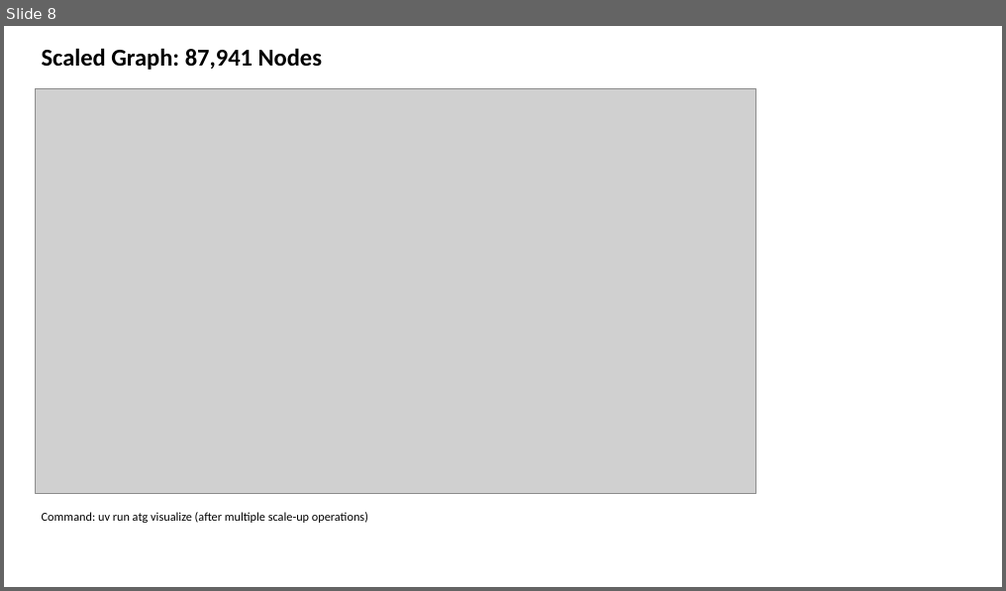
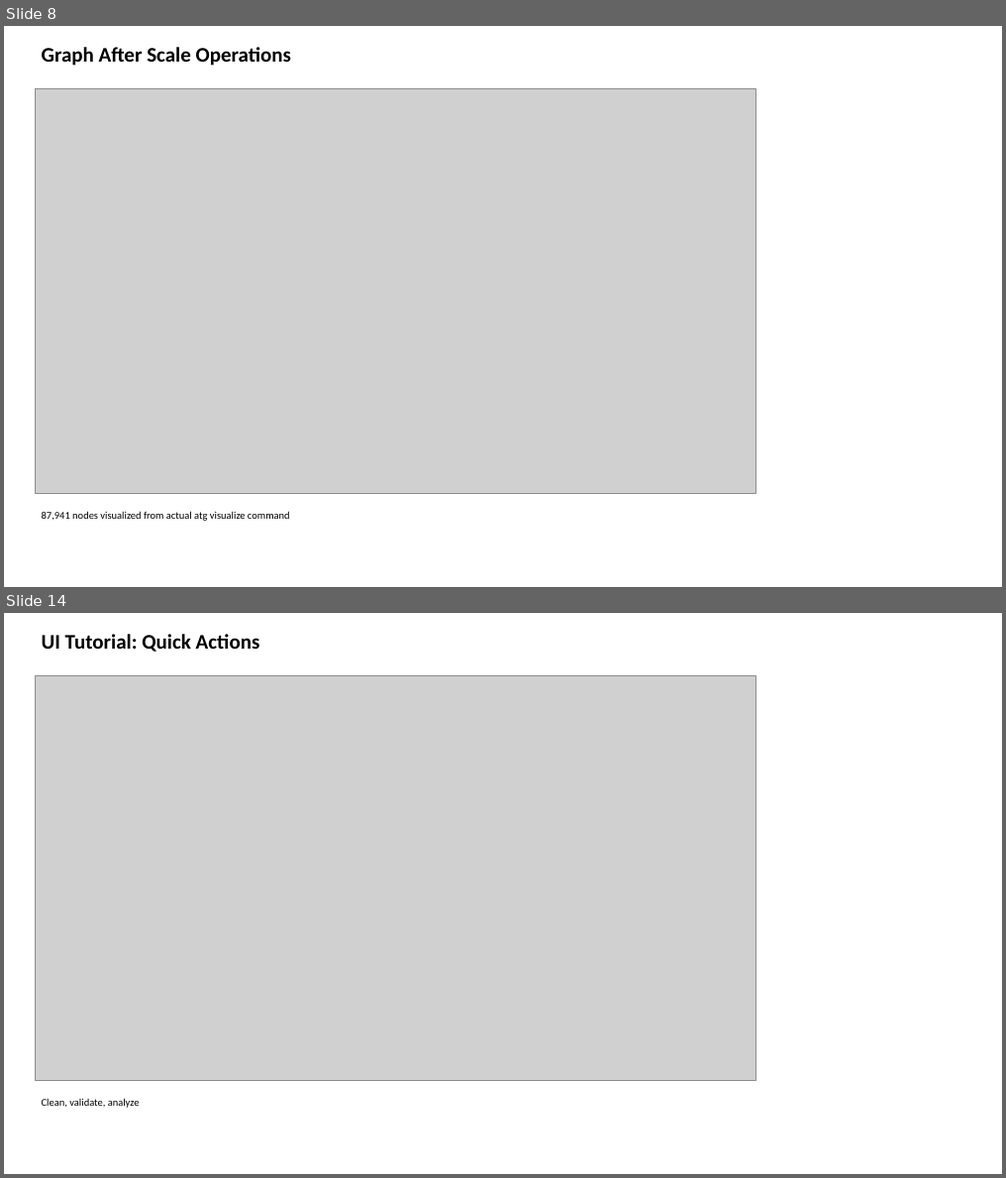
Before and after one commit to rysweet/azure-tenant-grapher, a slide deck: Scale_Operations_Implementation.pptx. Shown one above the other, each under a label of ours: slide 8 before the commit, slides 8 and 14 after it; the slides between them are not shown. The pictures are 1006x591 and 1006x1178 pixels, drawn with LibreOffice and Linux fonts; fonts in the diff are those of the drawing; grey boxes stand for pictures. Boxes give left, top, right and bottom in pixels: in the first picture for what was removed or moved away, otherwise in the second. Text is boxed around its words. In the diff, an @@ line names an element or a change of style, - is before the commit and + after.

```diff
--- a/Scale_Operations_Implementation.pptx
+++ b/Scale_Operations_Implementation.pptx
@@ slide 14 added at <box>4,613,1002,1174</box>, background #FFFFFF @@
@@ text added at <box>42,634,260,652</box>, 24 pt, text #000000, bold @@
+UI Tutorial: Quick Actions
@@ picture added at <box>36,675,756,1080</box> @@
@@ text added at <box>42,1098,140,1108</box>, 12 pt, text #000000 @@
+Clean, validate, analyze
@@ slide 8 changed as well @@
@@ text at <box>42,47,291,66</box>: text changed; size 28 to 24 pt @@
-Scaled Graph: 87,941 Nodes
+Graph After Scale Operations
@@ text at <box>42,511,290,521</box>: text changed; size 14 to 12 pt @@
-Command: uv run atg visualize (after multiple scale-up operations)
+87,941 nodes visualized from actual atg visualize command
```
Also in this commit, not shown: 9 other slides changed, 9 other slides added.
